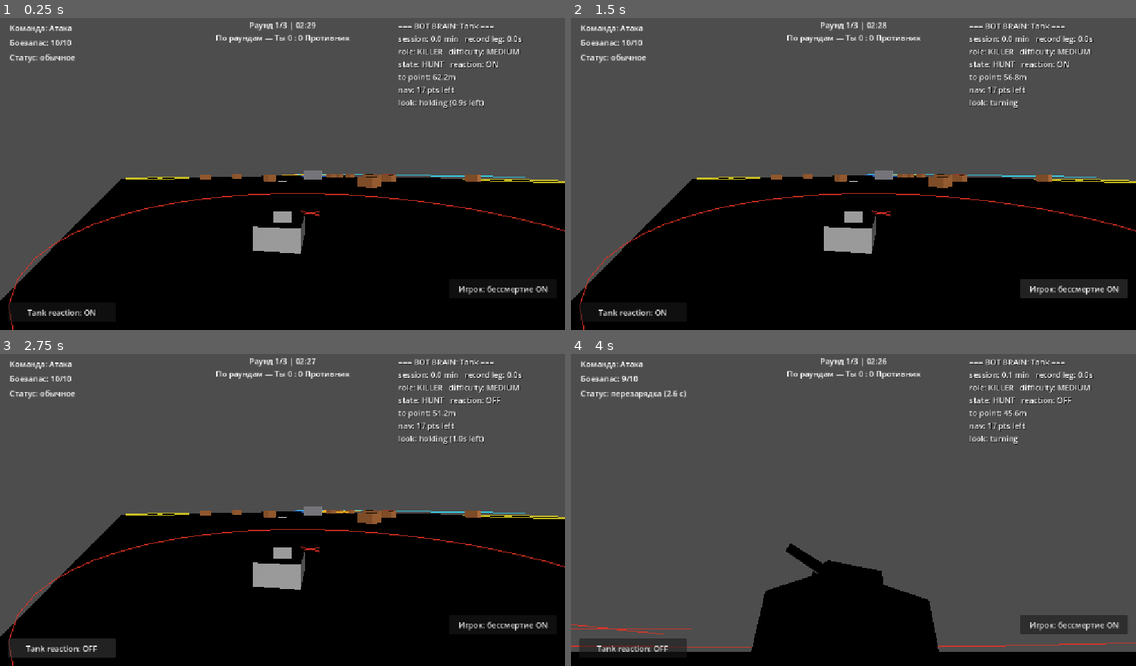
Above: before the commit, frames 1-4 (two rows, left to right).
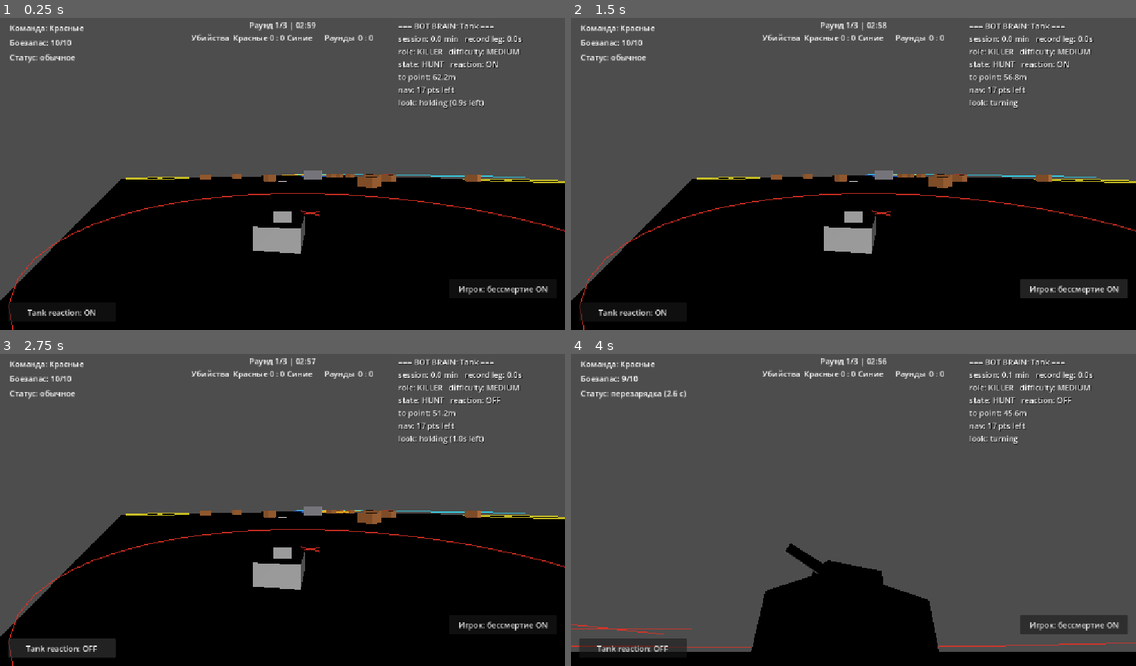
Above: after the commit, the same moments.

Repository: Imadakara/Tanks-Props
Game: Godot game, scene res://scenes/maps/TeamArenaMap.tscn
The game is run twice, just before and just after one commit, with the same random seed, the same clock (stepped at 60 frames per second) and the same inputs. This scene is started directly instead of the project's main scene.
Inputs (mouse positions are in pixels of both pictures, inside the frame that each line leads up to):
- Up to frame 1 (0.25 s): no input
- Up to frame 2 (1.5 s): click "Игрок: бессмертие ON" at 0.5 s; click "Игрок: бессмертие OFF" at 1.25 s
- Up to frame 3 (2.75 s): click "Tank reaction: ON" at 2 s
- Up to frame 4 (4 s): click "Tank reaction: OFF" at 2.75 s; tap Enter at 3.5 s; move the mouse to (881, 506) at 3.52 s; press the mouse at (881, 506) at 3.53 s; hold W (move_forward) from 3.53 s (still down)

The runs differ from the first frame. In frame 1, 0.4% of the frame differs, in the area x 8-66%, y 1-8%; in frame 2, 0.4%; in frame 3, 0.4%; in frame 4, 0.4%.

Commit message:
small fixes

Diff:
--- a/autoload/match_state.gd
+++ b/autoload/match_state.gd
@@ -3,16 +3,18 @@
 ## сцены, в отличие от @export-полей на нодах внутри самой сцены). Хранит то, что должно
 ## жить МЕЖДУ раундами: какая команда сейчас у игрока, тип режима карты и счёт серии раундов.
 ##
-## - player_team меняется на противоположную при нажатии кнопки рестарта в HUD (см. hud.gd) —
-##   команды меняются сторонами каждый новый раунд.
-## - match_mode — НАСТРОЙКА СЦЕНЫ: main.gd ставит TARGET_OBJECTIVE; bot_arena.gd читает
-##   @export_enum var match_mode со своего корня (значение в .tscn: BotArena=0, KillerArena=1).
-##   HUD читает его ЛЕНИВО (в _process), т.к. дочерние _ready() (в т.ч. HUD) раньше корневого.
+## - player_team — сторона игрока в этом раунде. Инвертируется кнопкой рестарта в HUD ТОЛЬКО в
+##   режимах со сменой сторон (TARGET_OBJECTIVE); в TEAM_ARENA команды-цвета постоянны, не меняются.
+## - match_mode — НАСТРОЙКА СЦЕНЫ: map_scene.gd читает @export_enum var match_mode со своего
+##   корня (значение в .tscn: TargetObjectiveMap=0, TeamArenaMap=1) и копирует сюда. HUD читает
+##   его ЛЕНИВО (в _process), т.к. дочерние _ready() (в т.ч. HUD) раньше корневого.
 ##   Полное описание режимов — vault/Tank_Prop_Hunt_Game_Modes.md.
+## - current_round_num — номер ИДУЩЕГО раунда (1..total_rounds). Инкрементируется РОВНО при старте
+##   следующего раунда (hud._on_restart_pressed → advance_round), НЕ при завершении текущего —
+##   иначе экран результата уже показывал бы номер следующего.
 ## - Счёт серии (series_wins_*) НАКАПЛИВАЕТСЯ через reload_current_scene() — сбрасывается только
 ##   из главного меню (main_menu.gd) и по кнопке «Новый матч» после конца серии (hud.gd).
-##   "Твоя команда" — устойчивая сущность: игрок меняет сторону каждый раунд, но series_wins_you
-##   всегда про команду человека.
+##   "Твоя команда" — устойчивая сущность: series_wins_you всегда про команду человека.
 
 enum Mode { TARGET_OBJECTIVE, TEAM_ARENA }
 
@@ -20,20 +22,26 @@
 var match_mode: int = Mode.TARGET_OBJECTIVE
 
 var total_rounds: int = 3
+var current_round_num: int = 1
 var series_wins_you: int = 0
 var series_wins_enemy: int = 0
 
 func reset_series() -> void:
+	current_round_num = 1
+	player_team = 0
 	series_wins_you = 0
 	series_wins_enemy = 0
 
-## Сколько раундов серии уже отыграно (сумма побед обеих сторон) — счётчик текущего раунда
-## выводится из него, отдельного поля нет: единственный источник истины — series_wins_*.
+## Переход к следующему раунду — вызывается ИМЕННО при старте нового раунда (не при конце текущего).
+func advance_round() -> void:
+	current_round_num = min(current_round_num + 1, total_rounds)
+
+## Сколько раундов серии уже отыграно = сумма побед обеих сторон (каждый раунд даёт ровно одну).
 func rounds_played() -> int:
 	return series_wins_you + series_wins_enemy
 
 func current_round() -> int:
-	return min(rounds_played() + 1, total_rounds)
+	return current_round_num
 
 func series_complete() -> bool:
 	return rounds_played() >= total_rounds
--- a/scenes/hud/hud.gd
+++ b/scenes/hud/hud.gd
@@ -2,18 +2,18 @@
 ## HUD — минимальный HUD игрока (ТЗ §10): за какую команду игрок в этом раунде (пост-ревью),
 ## боезапас, статус танка с таймерами, финальная стадия, экран результата.
 ## Плюс общий блок матча (верх-центр, одинаков на всех картах):
-##   строка 1 — «Раунд N/M | MM:SS»;
-##   строка 2 — общий счёт по MatchState.match_mode (TARGET_OBJECTIVE — серия раундов;
-##             TEAM_ARENA — убийства команд в раунде + серия);
+##   строка 1 — «Раунд N/M | MM:SS» (N = MatchState.current_round(), инкремент при СТАРТЕ раунда);
+##   строка 2 — общий счёт по MatchState.match_mode: TARGET_OBJECTIVE — серия раундов «Ты/Противник»;
+##             TEAM_ARENA — убийства команд-цветов в раунде + серия, всё по «Красные/Синие»;
 ##   строка 3 — «Цель: N/M попаданий», здоровье objective-цели (только TARGET_OBJECTIVE);
 ##   строка 4 — «Респаун через N с», обратный отсчёт до респауна игрока (видна только пока идёт).
+## В TEAM_ARENA стороны — постоянные команды-цвета (Красные = команда 0, Синие = команда 1),
+## никаких «атака/оборона»; TeamLabel и экран результата это учитывают.
 ## Подписка на сигналы вместо поллинга — кроме отображения "сколько осталось" у Timer-нод и
 ## блока матча (читается из MatchState/узлов каждый кадр: источники резолвятся лениво, см. _resolve_*).
-## RestartButton (пост-ревью) — появляется вместе с ResultLabel по round_ended, снимает
-## захват мыши (иначе по кнопке нечем кликнуть), рестартует сцену. Смену сторон (инверсию
-## MatchState.player_team) делает только в режимах с team_spawner (TARGET_OBJECTIVE) — на арене
-## TEAM_ARENA танки статичны, роль игрока фиксирована. После конца серии кнопка = «Новый матч»
-## (сброс серии).
+## RestartButton — появляется вместе с ResultLabel по round_ended, снимает захват мыши, рестартует
+## сцену; при этом либо advance_round() (следующий раунд), либо reset_series() («Новый матч» после
+## конца серии). Смену сторон (инверсию MatchState.player_team) делает только TARGET_OBJECTIVE.
 
 const TankStateMachineScript := preload("res://scenes/tank/tank_state_machine.gd")
 
@@ -40,12 +40,6 @@
 var _camera: Camera3D
 
 func _ready() -> void:
-	# MatchState.player_team, не tank.is_attacker(): дочерние _ready() (в т.ч. этот) отрабатывают
-	# РАНЬШЕ корневого Main._ready(), а TeamSpawner.spawn_team() (ставит tank.team) вызывается
-	# именно из Main._ready() — на момент этой строки tank.team ещё дефолтный, а не тот, что
-	# реально будет у игрока в этом раунде (грабля, поймана на смене сторон после рестарта).
-	_team_label.text = "Команда: Атака" if MatchState.player_team == 0 else "Команда: Оборона"
-
 	var tank: Node = get_tree().current_scene.get_node_or_null("PlayerTank")
 	if tank != null:
 		_ammo = tank.get_node("AmmoComponent")
@@ -71,6 +65,7 @@
 func _process(_delta: float) -> void:
 	if _fsm != null:
 		_update_state_label()
+	_update_team_label()
 	_update_round_line()
 	_update_match_score_line()
 	_update_objective_line()
@@ -145,17 +140,36 @@
 	var t: int = int(max(0.0, timer.time_left))
 	_round_timer_label.text = "%s | %02d:%02d" % [round_txt, t / 60, t % 60]
 
-## Строка 2 (верх-центр): общий счёт. TARGET_OBJECTIVE — только серия раундов; TEAM_ARENA —
-## убийства команд в текущем раунде И через разделитель серия раундов.
+## TeamLabel (левый столбец). MatchState.player_team, не tank.is_attacker(): дочерние _ready()
+## (в т.ч. HUD) идут РАНЬШЕ корневого _ready() карты, где TeamSpawner.spawn_team() выставляет
+## tank.team — на момент _ready() HUD значение ещё дефолтное. match_mode тоже ставится корневым
+## _ready(), поэтому обновляем лениво в _process. В TEAM_ARENA стороны — команды-цвета
+## (Красные/Синие), никаких «атака/оборона».
+func _update_team_label() -> void:
+	if MatchState.match_mode == MatchState.Mode.TEAM_ARENA:
+		_team_label.text = "Команда: Красные" if MatchState.player_team == 0 else "Команда: Синие"
+	else:
+		_team_label.text = "Команда: Атака" if MatchState.player_team == 0 else "Команда: Оборона"
+
+## Серия по цвету команды: [красные, синие]. Красные = команда 0, Синие = команда 1. В TEAM_ARENA
+## смены сторон нет (см. _has_side_swap), поэтому MatchState.player_team стабилен весь матч и
+## маппинг series_wins_you/enemy на цвета не «плавает» между раундами.
+func _series_by_color() -> Array:
+	if MatchState.player_team == 0:
+		return [MatchState.series_wins_you, MatchState.series_wins_enemy]
+	return [MatchState.series_wins_enemy, MatchState.series_wins_you]
+
+## Строка 2 (верх-центр): общий счёт. TARGET_OBJECTIVE — только серия раундов («Ты/Противник»);
+## TEAM_ARENA — убийства команд-цветов в текущем раунде И через разделитель серия раундов, всё
+## по цветам (Красные = команда 0 = attack_kills, Синие = команда 1 = defense_kills).
 func _update_match_score_line() -> void:
 	if MatchState.match_mode == MatchState.Mode.TEAM_ARENA:
 		var sm := _resolve_score_manager()
-		var atk: int = sm.attack_kills if sm != null else 0
-		var def: int = sm.defense_kills if sm != null else 0
-		var you: int = atk if MatchState.player_team == 0 else def
-		var foe: int = def if MatchState.player_team == 0 else atk
-		_score_label.text = "Убийства — Ты %d : %d Противник   |   По раундам %d : %d" % \
-			[you, foe, MatchState.series_wins_you, MatchState.series_wins_enemy]
+		var red_kills: int = sm.attack_kills if sm != null else 0
+		var blue_kills: int = sm.defense_kills if sm != null else 0
+		var s := _series_by_color()  # тот же порядок Красные:Синие, что и в убийствах
+		_score_label.text = "Убийства  Красные %d : %d Синие      Раунды  %d : %d" % \
+			[red_kills, blue_kills, s[0], s[1]]
 	else:
 		_score_label.text = "По раундам — Ты %d : %d Противник" % \
 			[MatchState.series_wins_you, MatchState.series_wins_enemy]
@@ -193,49 +207,64 @@
 
 func _on_round_ended(winner: String) -> void:
 	# record_round_result() (в MatchManager) уже отработал до этого сигнала — серия актуальна.
+	# current_round() ещё НЕ инкрементирован (это делает advance_round при старте след. раунда),
+	# поэтому здесь это номер только что закончившегося раунда.
 	var head := _round_result_head(winner)
 	if MatchState.series_complete():
-		var verdict: String = {
-			"you": "Матч выигран!", "enemy": "Матч проигран", "tie": "Матч: ничья",
-		}[MatchState.series_winner()]
-		_result_label.text = "%s\n%s   (серия %d : %d)" % \
-			[head, verdict, MatchState.series_wins_you, MatchState.series_wins_enemy]
+		_result_label.text = "%s\n%s" % [head, _series_verdict()]
 		_restart_button.text = "Новый матч"
 	else:
 		_result_label.text = "Раунд %d/%d — %s" % \
-			[MatchState.rounds_played(), MatchState.total_rounds, head]
+			[MatchState.current_round(), MatchState.total_rounds, head]
 		_restart_button.text = "Следующий раунд" + (" (смена сторон)" if _has_side_swap() else "")
 	_result_label.visible = true
 	_restart_button.visible = true
 	Input.mouse_mode = Input.MOUSE_MODE_VISIBLE  # иначе кнопку нечем кликнуть — мышь захвачена CameraRig
 
+## Итог серии. TARGET_OBJECTIVE — с точки зрения игрока; TEAM_ARENA — по цвету команды-победителя.
+func _series_verdict() -> String:
+	if MatchState.match_mode == MatchState.Mode.TEAM_ARENA:
+		var s := _series_by_color()  # [красные, синие]
+		var res: String
+		if s[0] > s[1]:
+			res = "Красные выиграли матч"
+		elif s[1] > s[0]:
+			res = "Синие выиграли матч"
+		else:
+			res = "Матч: ничья"
+		return "%s   (серия Красные %d : %d Синие)" % [res, s[0], s[1]]
+	var verdict: String = {
+		"you": "Матч выигран!", "enemy": "Матч проигран", "tie": "Матч: ничья",
+	}[MatchState.series_winner()]
+	return "%s   (серия %d : %d)" % [verdict, MatchState.series_wins_you, MatchState.series_wins_enemy]
+
 ## TARGET_OBJECTIVE — «Победа атакующих/обороняющихся» (сторона и есть команда).
-## TEAM_ARENA — с точки зрения игрока: «Ты победил / Противник победил» + счёт убийств раунда
-## (у режима нет постоянной атаки/обороны в голове игрока, но роль игрока в раунде фиксирована).
+## TEAM_ARENA — «Красные/Синие победили» + счёт убийств раунда, никаких атака/оборона.
 func _round_result_head(winner: String) -> String:
 	if MatchState.match_mode != MatchState.Mode.TEAM_ARENA:
 		return "Победа атакующих" if winner == "attack" else "Победа обороняющихся"
-	var player_won: bool = (winner == "attack") == (MatchState.player_team == 0)
 	var sm := _resolve_score_manager()
-	var you: int = 0
-	var foe: int = 0
-	if sm != null:
-		you = sm.attack_kills if MatchState.player_team == 0 else sm.defense_kills
-		foe = sm.defense_kills if MatchState.player_team == 0 else sm.attack_kills
-	return "%s (убийства %d : %d)" % ["Ты победил" if player_won else "Противник победил", you, foe]
-
-## Смена сторон между раундами делается структурной проверкой — есть ли на карте TeamSpawner (см.
-## scenes/main/team_spawner.gd), который инстанцирует танки под роль на каждый спавн. Он есть на
-## любой карте, так что side-swap работает везде одинаково.
+	var red_kills: int = sm.attack_kills if sm != null else 0   # attack == команда 0 == Красные
+	var blue_kills: int = sm.defense_kills if sm != null else 0  # defense == команда 1 == Синие
+	return "%s победили (убийства %d : %d)" % \
+		["Красные" if winner == "attack" else "Синие", red_kills, blue_kills]
+
+## Смена сторон между раундами — только TARGET_OBJECTIVE: там роли атака/оборона осмысленно
+## чередуются между раундами. В TEAM_ARENA стороны — постоянные команды-цвета (Красные/Синие),
+## игрок весь матч в одной; инверсия player_team рассинхронила бы HUD с реальным полем.
 func _has_side_swap() -> bool:
+	if MatchState.match_mode == MatchState.Mode.TEAM_ARENA:
+		return false
 	var scene := get_tree().current_scene
 	return scene != null and scene.get_node_or_null("TeamSpawner") != null
 
 func _on_restart_pressed() -> void:
 	if MatchState.series_complete():
-		MatchState.reset_series()  # серия доиграна — кнопка запускает новый матч с нуля
-	if _has_side_swap():
-		MatchState.player_team = 1 - MatchState.player_team
+		MatchState.reset_series()  # новый матч с нуля: раунд 1, player_team = 0
+	else:
+		MatchState.advance_round()  # инкремент раунда ИМЕННО здесь — при старте следующего
+		if _has_side_swap():
+			MatchState.player_team = 1 - MatchState.player_team
 	get_tree().reload_current_scene()
 
 func _on_ammo_changed(current: int, max_ammo: int) -> void:
--- a/scenes/maps/TargetObjectiveMap.tscn
+++ b/scenes/maps/TargetObjectiveMap.tscn
@@ -91,6 +91,7 @@
 
 [node name="TargetObjectiveMap" type="Node3D" unique_id=281684750]
 script = ExtResource("1_execi")
+match_mode = 0
 
 [node name="Sun" type="DirectionalLight3D" parent="." unique_id=2025781862]
 transform = Transform3D(0.70710677, 0, 0.70710677, 0.49999997, 0.70710677, -0.49999997, -0.49999997, 0.70710677, 0.49999997, 0, 0, 0)
--- a/scenes/maps/TeamArenaMap.tscn
+++ b/scenes/maps/TeamArenaMap.tscn
@@ -135,6 +135,7 @@
 
 [node name="TeamArenaMap" type="Node3D" unique_id=281684750]
 script = ExtResource("1_fe26o")
+match_mode = 1
 
 [node name="Sun" type="DirectionalLight3D" parent="." unique_id=2025781862]
 transform = Transform3D(0.70710677, 0, 0.70710677, 0.49999997, 0.70710677, -0.49999997, -0.49999997, 0.70710677, 0.49999997, 0, 0, 0)
Not shown, changed: CLAUDE.md
